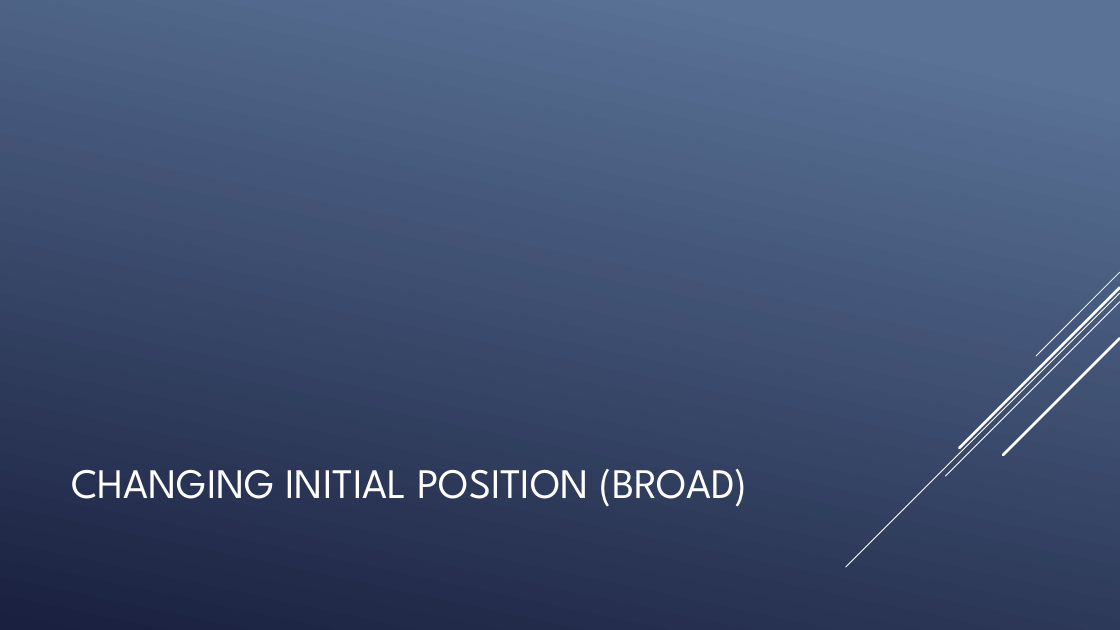
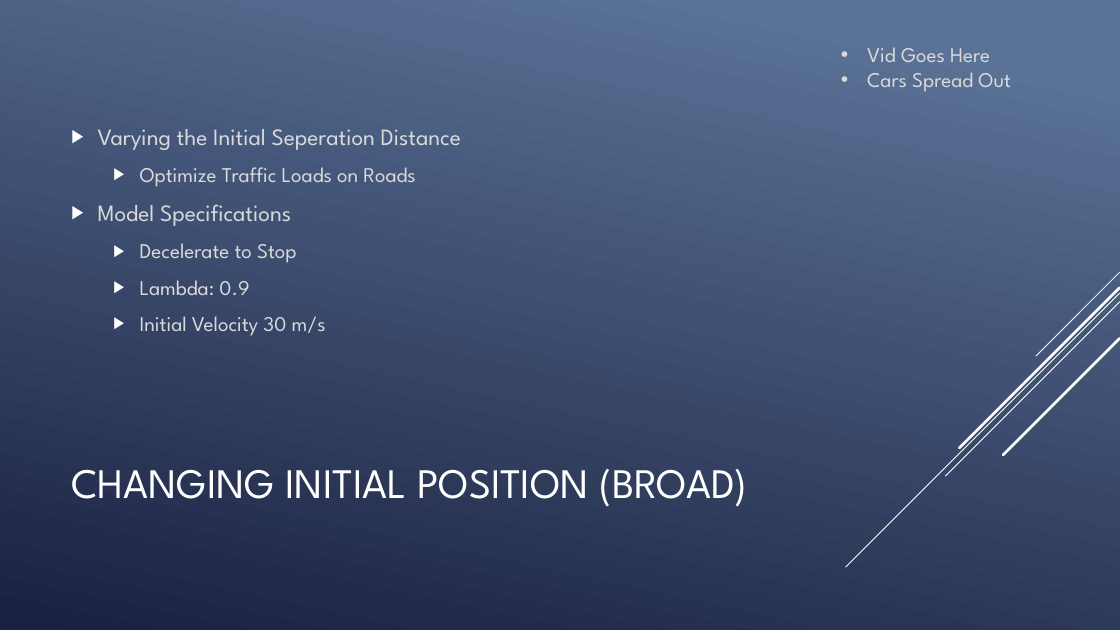
Before and after one commit to joel31245/JoelC_VAC_TrafficFlowFinal, a slide deck: slide 12 of doc/TrafficFlow1Presentation.pptx (slide 13 before the commit). Drawn at 1120x630 pixels with LibreOffice and Linux fonts; fonts in the diff are those of the drawing. Boxes give left, top, right and bottom in pixels: in the first picture for what was removed or moved away, otherwise in the second. Text is boxed around its words. In the diff, an @@ line names an element or a change of style, - is before the commit and + after.

```diff
--- a/doc/TrafficFlow1Presentation.pptx
+++ b/doc/TrafficFlow1Presentation.pptx
@@ text added at (x1=867, y1=47, x2=1011, y2=91), 18 pt, text #D9D9D9 @@
+• Vid Goes Here
+• Cars Spread Out
@@ text added at (x1=98, y1=129, x2=461, y2=336), 18 pt, text #D9D9D9 @@
+▶ Varying the Initial Seperation Distance
+  ▶ Optimize Traffic Loads on Roads
+▶ Model Specifications
+  ▶ Decelerate to Stop
+  ▶ Lambda: 0.9
+  ▶ Initial Velocity 30 m/s
```
Also in this commit, not shown: 12 other slides changed, 4 slides added, 4 slides removed, 3 other files.
